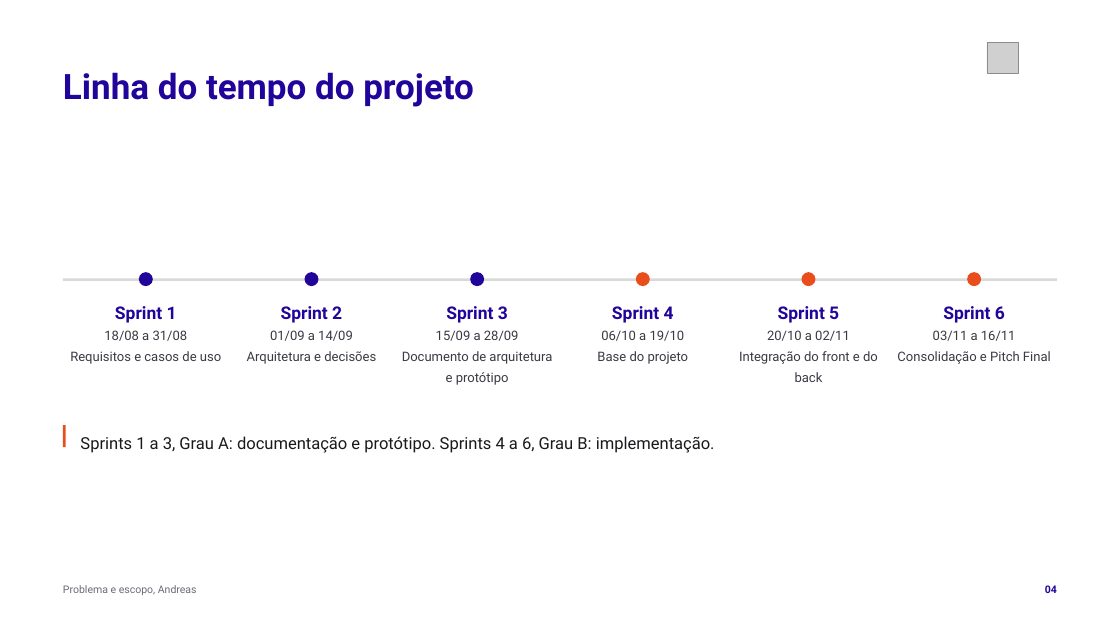
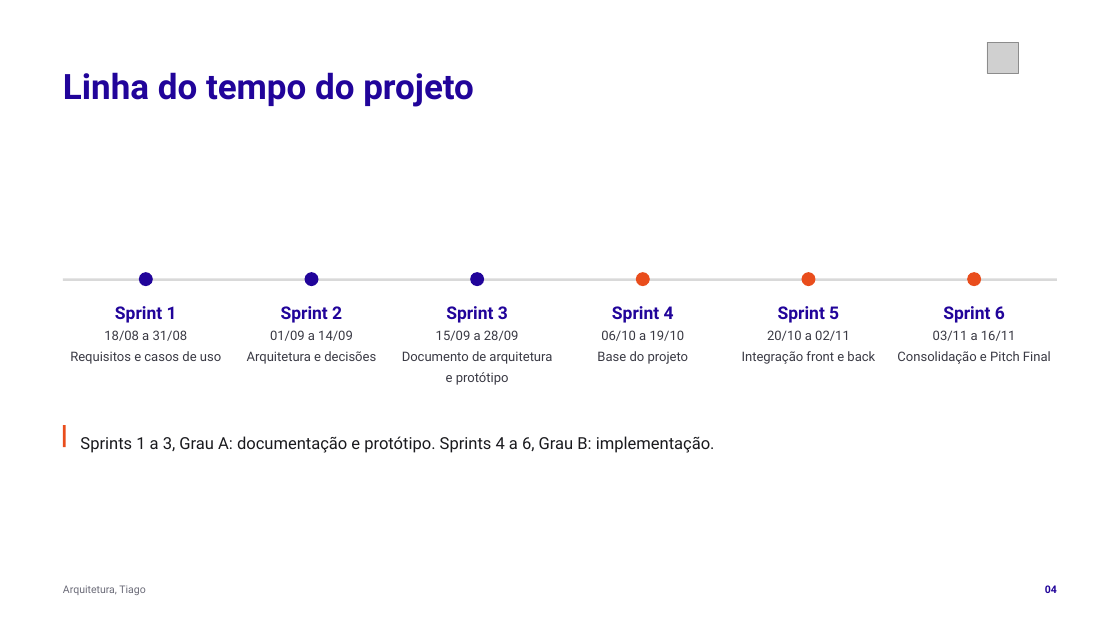
Before and after one commit to tcpassos/invite-app, a slide deck: slide 4 of trabalhos/T3-Apresentacao-Intermediaria.pptx. Drawn at 1120x630 pixels with LibreOffice and Linux fonts; fonts in the diff are those of the drawing; grey boxes stand for pictures. Boxes give left, top, right and bottom in pixels: in the first picture for what was removed or moved away, otherwise in the second. Text is boxed around its words. In the diff, an @@ line names an element or a change of style, - is before the commit and + after.

```diff
--- a/trabalhos/T3-Apresentacao-Intermediaria.pptx
+++ b/trabalhos/T3-Apresentacao-Intermediaria.pptx
@@ text at [742, 351, 875, 364]: text changed @@
-Integração do front e do back
+Integração front e back
@@ text at [63, 585, 145, 595]: text changed @@
-Problema e escopo, Andreas
+Arquitetura, Tiago
```
Also in this commit, not shown: 16 other slides changed, 4 other files.
